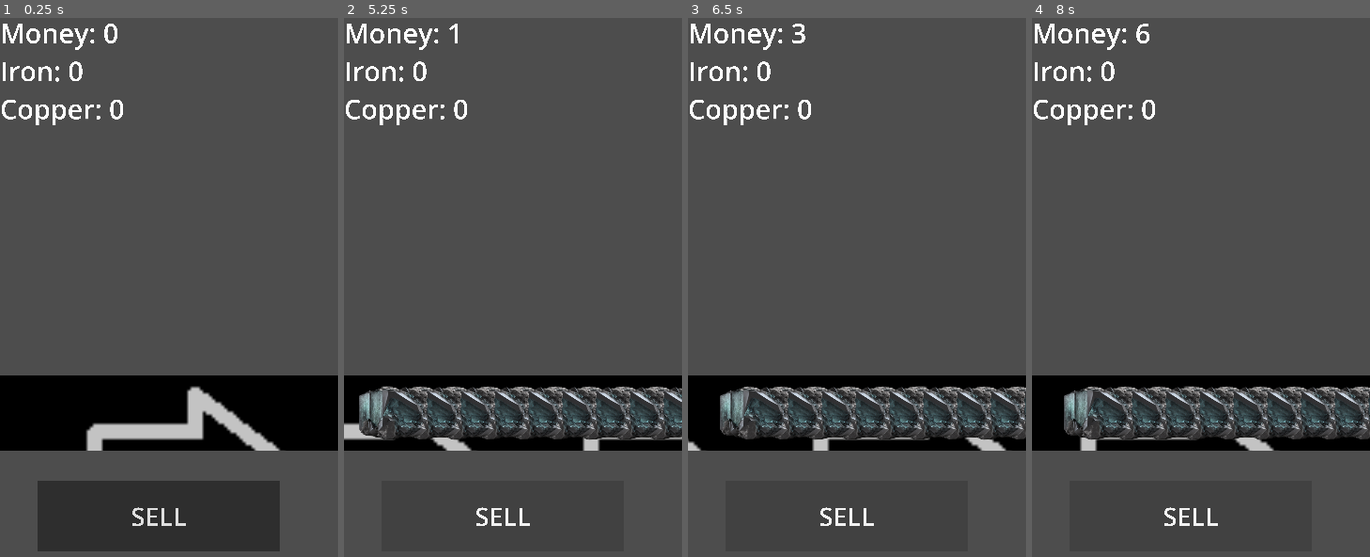
Above: before the commit, frames 1-4 (left to right).
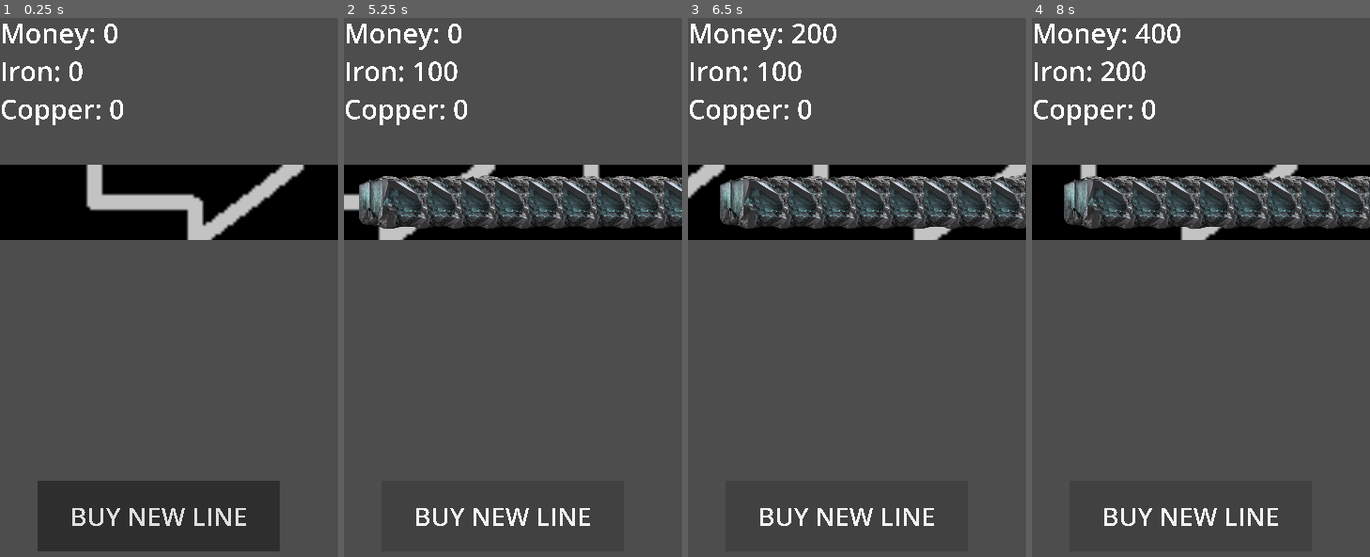
Above: after the commit, the same moments.

Repository: TheHaput/IdleProyecto
Game: Godot game, scene res://scenes/main.tscn
Two runs of this game, one before a commit and one after it. Both use one fixed random seed, a clock stepped at 60 frames per second and the inputs below.
Inputs:
- Up to frame 1 (0.25 s): no input
- Up to frame 2 (5.25 s): click "SELL" (after the commit: "BUY NEW LINE") at 0.5 s; click "SELL" (after the commit: "BUY NEW LINE") at 1.25 s; click "SELL" (after the commit: "BUY NEW LINE") at 2 s
- Up to frame 3 (6.5 s): no input
- Up to frame 4 (8 s): no input

The runs differ from the first frame. In frame 1, 28% of the frame differs, in the area x 0-100%, y 27-95%; in frame 2, 23%; in frame 3, 24%; in frame 4, 24%.

Commit message:
He implementado mecanica para comprar nuevas lineas

Diff:
--- a/idleproyecto/resources/IronResource.tres
+++ b/idleproyecto/resources/IronResource.tres
@@ -6,5 +6,5 @@
 [resource]
 script = ExtResource("1_n48fo")
 name = "Iron"
-value = 1
+value = 100
 sprite = ExtResource("2_g3iij")
--- a/idleproyecto/scenes/gui.tscn
+++ b/idleproyecto/scenes/gui.tscn
@@ -48,8 +48,6 @@
 size_flags_vertical = 6
 size_flags_stretch_ratio = 0.0
 theme_override_font_sizes/font_size = 150
-text = "SELL"
+text = "BUY NEW LINE"
 icon_alignment = 1
 vertical_icon_alignment = 0
-
-[connection signal="pressed" from="VBoxContainer2/Button" to="." method="_on_button_pressed"]
--- a/idleproyecto/scenes/main.tscn
+++ b/idleproyecto/scenes/main.tscn
@@ -1,16 +1,20 @@
-[gd_scene load_steps=4 format=3 uid="uid://dhn00l5tiycub"]
+[gd_scene load_steps=5 format=3 uid="uid://dhn00l5tiycub"]
 
 [ext_resource type="Script" path="res://scripts/MainGameLoop.gd" id="1_e3dx5"]
 [ext_resource type="PackedScene" uid="uid://dwuqi8bn3vv5c" path="res://scenes/gui.tscn" id="1_ofy2d"]
 [ext_resource type="PackedScene" uid="uid://df4hmpimw53v4" path="res://scenes/conveyor.tscn" id="2_43lhq"]
+[ext_resource type="Script" path="res://scripts/FactoryManager.gd" id="4_60y8c"]
 
 [node name="MainScene" type="Node2D"]
 script = ExtResource("1_e3dx5")
 
 [node name="GUI" parent="." instance=ExtResource("1_ofy2d")]
 
-[node name="Conveyor" parent="." groups=["Conveyors"] instance=ExtResource("2_43lhq")]
-position = Vector2(9, 106)
+[node name="FactoryManager" type="Node" parent="."]
+script = ExtResource("4_60y8c")
 
-[connection signal="sell_item" from="Conveyor" to="." method="_on_conveyor_sell_item"]
-[connection signal="store_item" from="Conveyor" to="." method="_on_conveyor_store_item"]
+[node name="1" parent="FactoryManager" groups=["Conveyors"] instance=ExtResource("2_43lhq")]
+position = Vector2(9, 50)
+
+[connection signal="sell_item" from="FactoryManager/1" to="." method="_on_conveyor_sell_item"]
+[connection signal="store_item" from="FactoryManager/1" to="." method="_on_conveyor_store_item"]
--- /dev/null
+++ b/idleproyecto/scripts/FactoryManager.gd
@@ -0,0 +1,6 @@
+extends Node
+
+var new_line_price : int = 100
+
+func _ready():
+	pass
--- a/idleproyecto/scripts/MainGameLoop.gd
+++ b/idleproyecto/scripts/MainGameLoop.gd
@@ -1,12 +1,18 @@
 extends Node2D
 
+var conveyor_scene
 var conveyors = []
 var money = 0
 var warehouse = Warehouse.new()
 
 func _ready():
+	#Carga al escena conveyor
+	conveyor_scene = preload("res://scenes/conveyor.tscn")
 	for conveyor in get_tree().get_nodes_in_group("Conveyors"):
 		conveyors.append(conveyor)
+	#Boton de comprar nueva linea
+	var button = $GUI/VBoxContainer2/Button
+	button.connect("pressed", on_buy_line_button_press)
 
 func _on_conveyor_sell_item(item: Item) -> void:
 	money += item.value
@@ -15,3 +21,38 @@
 func _on_conveyor_store_item(item: Item) -> void:
 	warehouse.add_item(item)
 	$GUI/Labels/IronLabel.text = "Iron: %d" %warehouse.items["Iron"]
+
+func on_buy_line_button_press():
+	const new_conveyor_price = 100
+
+	#Si no tiene dinero paramos la funcion con return
+	if money <= new_conveyor_price:
+		print("No tienes dinero")
+		return
+
+	#Quitamos el dinero
+	money -= new_conveyor_price
+	$GUI/Labels/MoneyLabel.text = "Money: %d" %money
+	const conveyor_margin = 5
+	#Instanciamos el conveyor, lo hacemos un nodo.
+	var conveyor_instance = conveyor_scene.instantiate()
+	var conveyor_names = []
+
+
+	#Guardar en un array los nombres de los conveyors ya existentes
+	for conveyor in $FactoryManager.get_children():
+		conveyor_names.append(int(str(conveyor.name)))
+
+
+
+	#Coger el numero mas alto del array
+	var last_conveyor_name = conveyor_names.max()
+	#Coje el nodo que corresponde al numero mas alto
+	var last_conveyor_node = get_node("FactoryManager/%d" %last_conveyor_name)
+	var conveyor_position = last_conveyor_node.position
+
+	conveyor_instance.name = str(last_conveyor_name + 1)
+	#Creamos nuevo nodo del conveyor
+	last_conveyor_node.add_sibling(conveyor_instance)
+	#Coje la posicion del ultimo conveyor y su altura multiplicado por la escala y lo suma al conveyor padre para dejar un hueco
+	conveyor_instance.position.y = last_conveyor_node.position.y + last_conveyor_node.texture.get_height() * last_conveyor_node.scale.y + conveyor_margin
